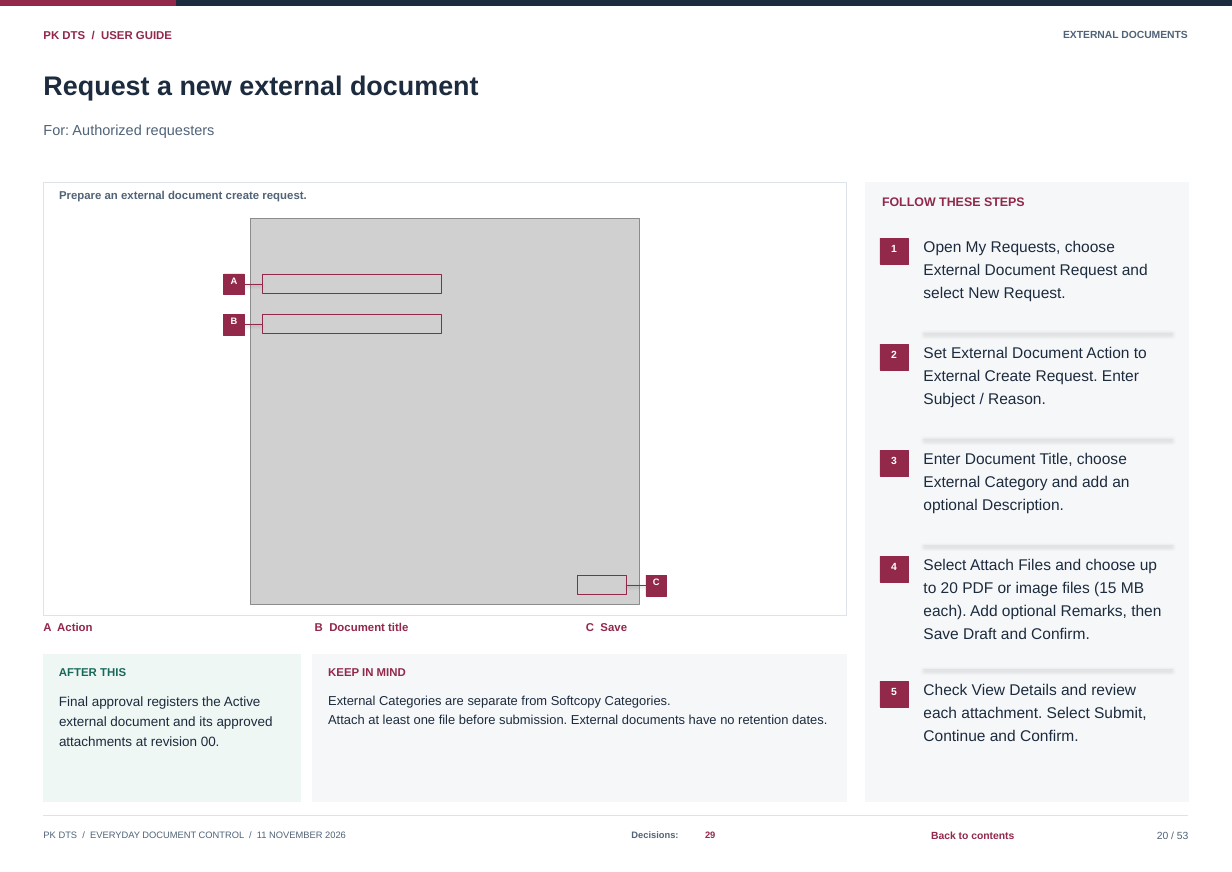
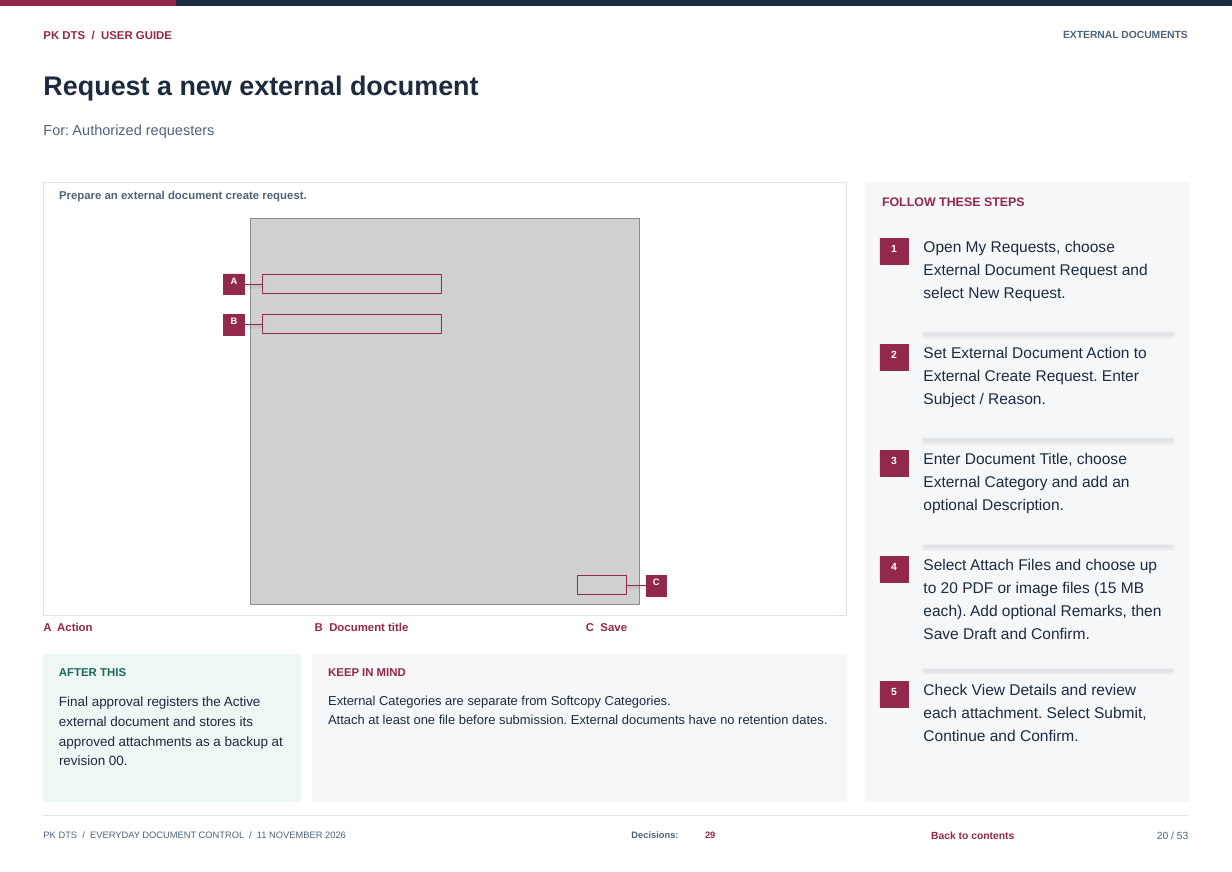
Before and after one commit to curib123/pk_document_tracking_system, a slide deck: slide 20 of docs/system-documentation/PK_DTS_User_Guide.pptx. Drawn at 1232x872 pixels with LibreOffice and Linux fonts; fonts in the diff are those of the drawing; grey boxes stand for pictures. Boxes give left, top, right and bottom in pixels: in the first picture for what was removed or moved away, otherwise in the second. Text is boxed around its words. In the diff, an @@ line names an element or a change of style, - is before the commit and + after.

Commit message:
add pan and zooms in out in fullscreen softcopy and update documents

```diff
--- a/docs/system-documentation/PK_DTS_User_Guide.pptx
+++ b/docs/system-documentation/PK_DTS_User_Guide.pptx
@@ text at (59,716,253,726): text changed @@
-external document and its approved
+external document and stores its
@@ text at (59,736,283,749): text changed @@
-attachments at revision 00.
+approved attachments as a backup at
@@ text added at (59,755,128,765), 13 pt, text #1C2B3D @@
+revision 00.
```
Also in this commit, not shown: 9 other slides changed, 14 other files.
